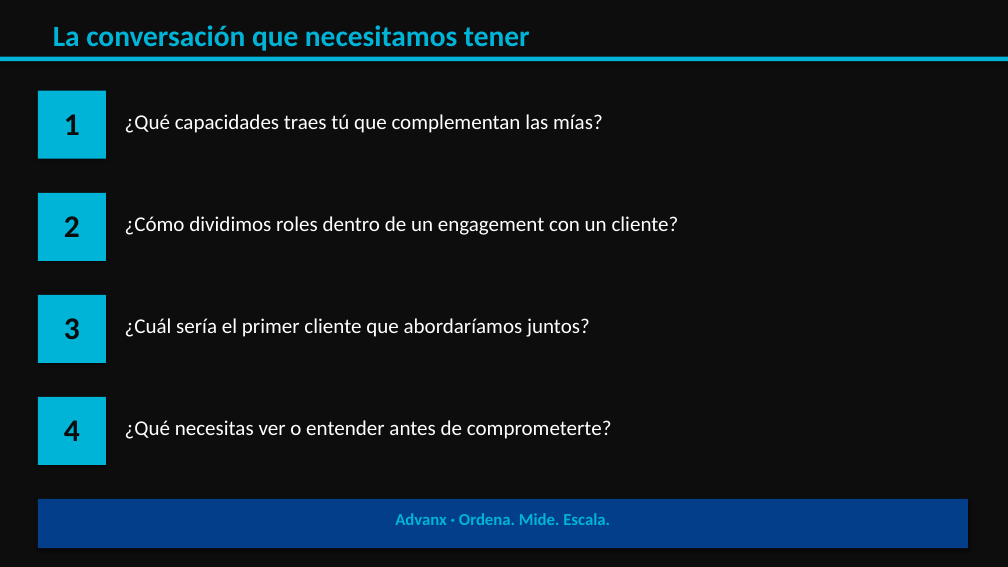
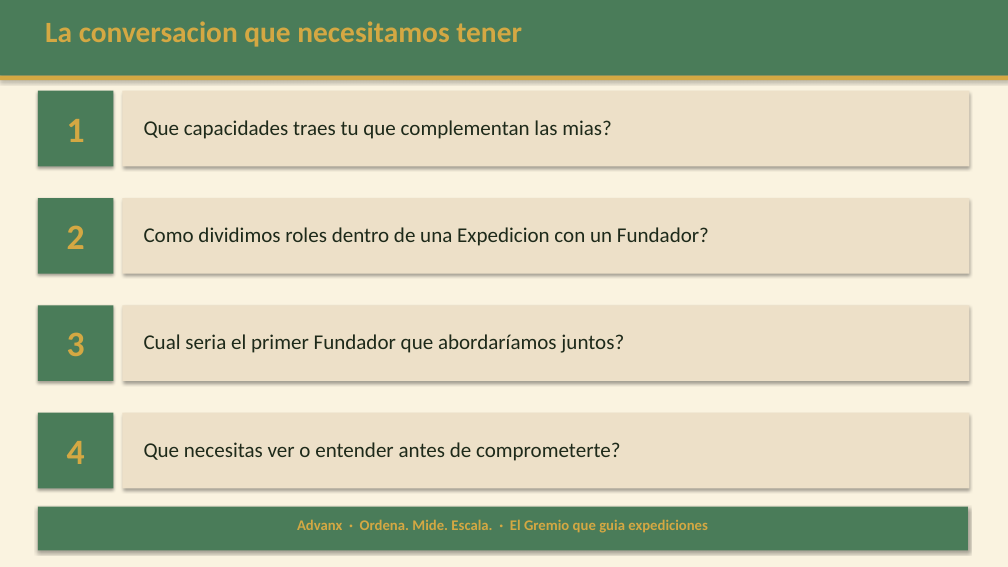
Before and after one commit to diegoomarpf-jpg/miRepo, a slide deck: slide 14 of Advanx — Presentación para Socia.pptx. Drawn at 1008x567 pixels with LibreOffice and Linux fonts; fonts in the diff are those of the drawing. Boxes give left, top, right and bottom in pixels: in the first picture for what was removed or moved away, otherwise in the second. Text is boxed around its words. In the diff, an @@ line names an element or a change of style, - is before the commit and + after.

```diff
--- a/Advanx — Presentación para Socia.pptx
+++ b/Advanx — Presentación para Socia.pptx
@@ rectangle at (x1=0, y1=0, x2=1008, y2=567): fill #0D0D0D to #FAF3E0 @@
@@ rectangle added at (x1=0, y1=0, x2=1008, y2=76), fill #4A7C59 @@
@@ text at (x1=45, y1=21, x2=522, y2=47): text changed; text colour #00B4D8 to #D4A843 @@
-La conversación que necesitamos tener
+La conversacion que necesitamos tener
@@ rectangle moved from (x1=0, y1=57, x2=1008, y2=61) to (x1=0, y1=76, x2=1008, y2=80) @@
@@ rectangle at (x1=0, y1=76, x2=1008, y2=80): fill #00B4D8 to #D4A843 @@
@@ rectangle resized from (x1=38, y1=91, x2=106, y2=159) to (x1=38, y1=91, x2=113, y2=166) @@
@@ rectangle added at (x1=123, y1=91, x2=969, y2=166), fill #EDE0C8 @@
@@ text at (x1=144, y1=120, x2=612, y2=139): text changed; text colour #FFFFFF to #1E2A1A @@
-¿Qué capacidades traes tú que complementan las mías?
+Que capacidades traes tu que complementan las mias?
@@ fill #00B4D8 to #4A7C59 in 3 elements at (x1=38, y1=306, x2=113, y2=381), (x1=38, y1=91, x2=113, y2=166), (x1=38, y1=198, x2=113, y2=274) @@
@@ rectangle resized from (x1=38, y1=193, x2=106, y2=261) to (x1=38, y1=198, x2=113, y2=274) @@
@@ rectangle added at (x1=123, y1=198, x2=969, y2=274), fill #EDE0C8 @@
@@ text "2" moved from (x1=64, y1=216, x2=80, y2=237) to (x1=67, y1=225, x2=85, y2=249) @@
@@ text at (x1=144, y1=227, x2=709, y2=246): text changed; text colour #FFFFFF to #1E2A1A @@
-¿Cómo dividimos roles dentro de un engagement con un cliente?
+Como dividimos roles dentro de una Expedicion con un Fundador?
@@ rectangle removed at (x1=38, y1=295, x2=106, y2=363) @@
@@ text "3" moved from (x1=64, y1=318, x2=80, y2=339) to (x1=67, y1=332, x2=85, y2=356) @@
@@ rectangle resized from (x1=38, y1=397, x2=106, y2=465) to (x1=38, y1=306, x2=113, y2=381) @@
@@ rectangle added at (x1=123, y1=306, x2=969, y2=381), fill #EDE0C8 @@
@@ text at (x1=144, y1=334, x2=624, y2=353): text changed; text colour #FFFFFF to #1E2A1A @@
-¿Cuál sería el primer cliente que abordaríamos juntos?
+Cual seria el primer Fundador que abordaríamos juntos?
@@ rectangle added at (x1=38, y1=413, x2=113, y2=488), fill #4A7C59 @@
@@ rectangle added at (x1=123, y1=413, x2=969, y2=488), fill #EDE0C8 @@
@@ size 30 to 34 pt, text colour #0D0D0D to #D4A843 in 4 elements at (x1=67, y1=119, x2=85, y2=142), (x1=67, y1=225, x2=85, y2=249), (x1=67, y1=332, x2=85, y2=356), (x1=67, y1=441, x2=85, y2=464) @@
@@ text "4" moved from (x1=64, y1=420, x2=80, y2=441) to (x1=67, y1=441, x2=85, y2=464) @@
@@ text at (x1=144, y1=442, x2=621, y2=461): text changed; text colour #FFFFFF to #1E2A1A @@
-¿Qué necesitas ver o entender antes de comprometerte?
+Que necesitas ver o entender antes de comprometerte?
@@ rectangle resized from (x1=38, y1=499, x2=968, y2=548) to (x1=38, y1=507, x2=968, y2=551) @@
@@ rectangle at (x1=38, y1=507, x2=968, y2=551): fill #023E8A to #4A7C59 @@
@@ text at (x1=297, y1=519, x2=708, y2=533): text changed; size 16 to 14 pt; text colour #00B4D8 to #D4A843 @@
-Advanx · Ordena. Mide. Escala.
+Advanx · Ordena. Mide. Escala. · El Gremio que guia expediciones
```
Also in this commit, not shown: 12 other slides changed, 1 slide added, 1 slide removed, 5 other files.
